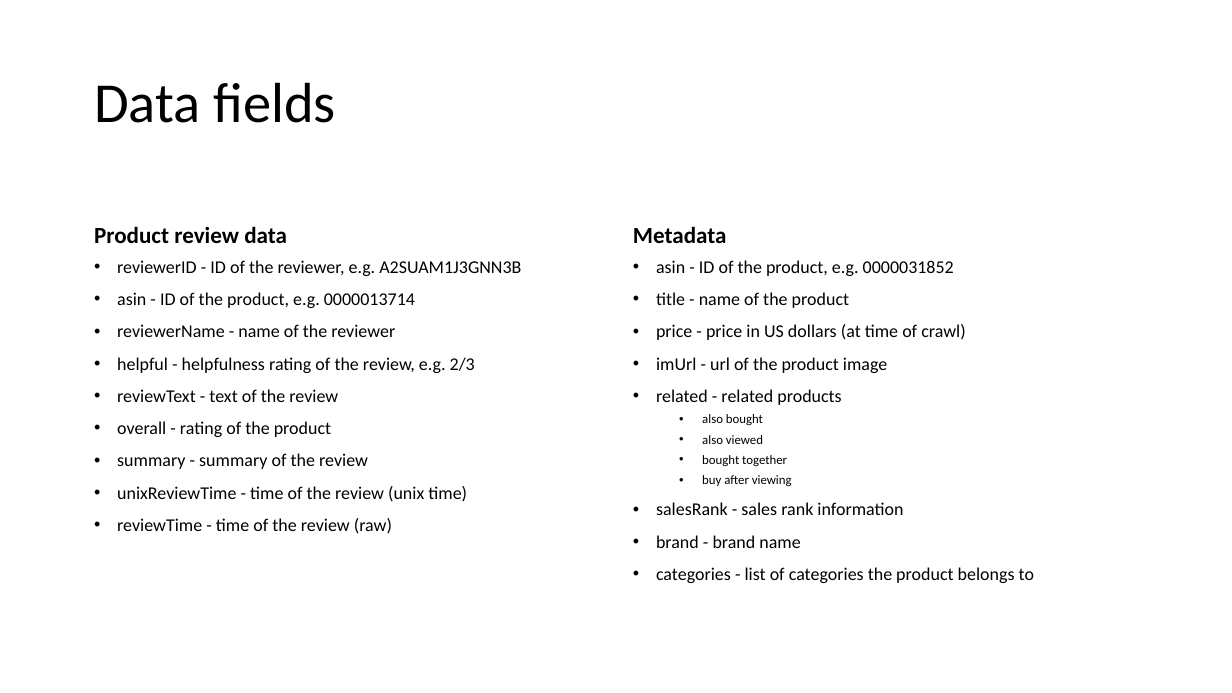
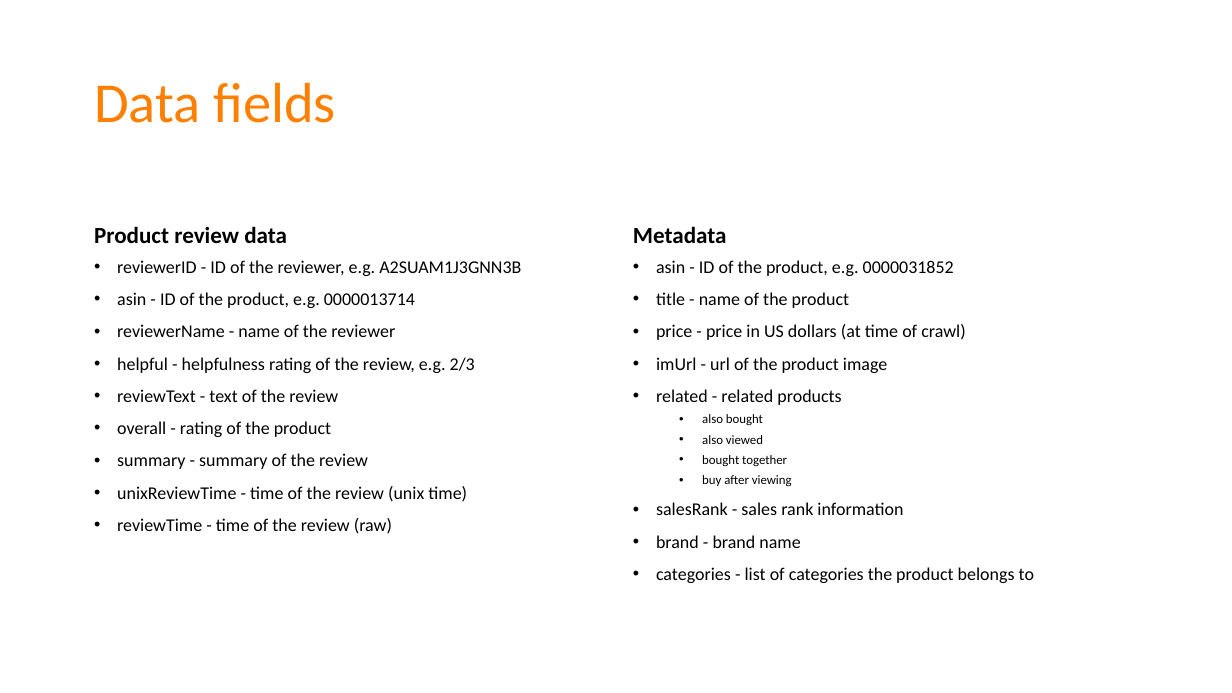
Before and after one commit to joyceXD/product-review, a slide deck: slide 2 of presentation/Product review analysis.pptx. Drawn at 1232x693 pixels with LibreOffice and Linux fonts; fonts in the diff are those of the drawing. Boxes give left, top, right and bottom in pixels: in the first picture for what was removed or moved away, otherwise in the second. Text is boxed around its words. In the diff, an @@ line names an element or a change of style, - is before the commit and + after.

```diff
--- a/presentation/Product review analysis.pptx
+++ b/presentation/Product review analysis.pptx
@@ title "Data fields" at (x1=94, y1=82, x2=336, y2=123): text colour #000000 to #FF8000 @@
```
Also in this commit, not shown: 4 other slides changed, 2 slides added, 1 slide removed, 7 other files.
